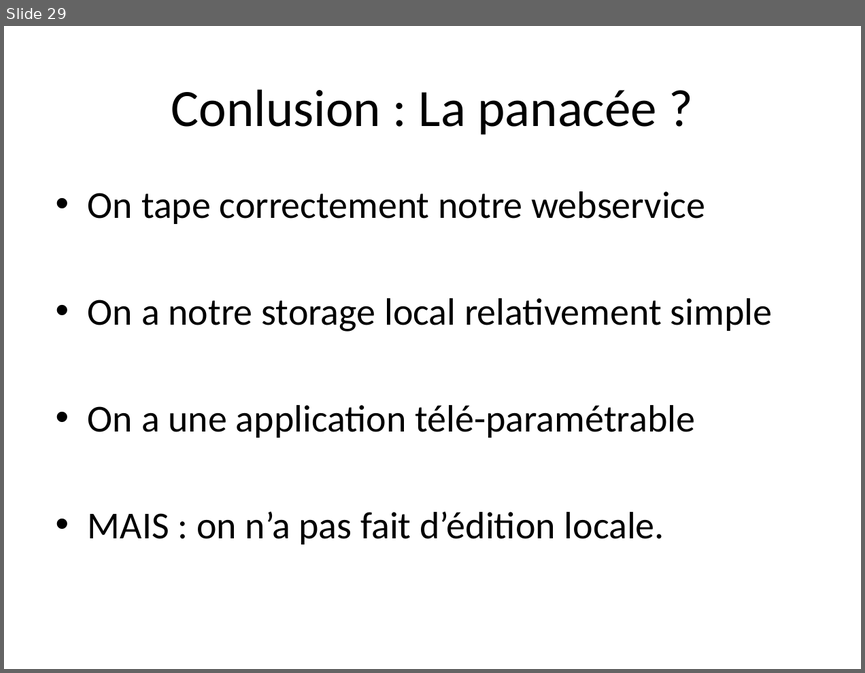
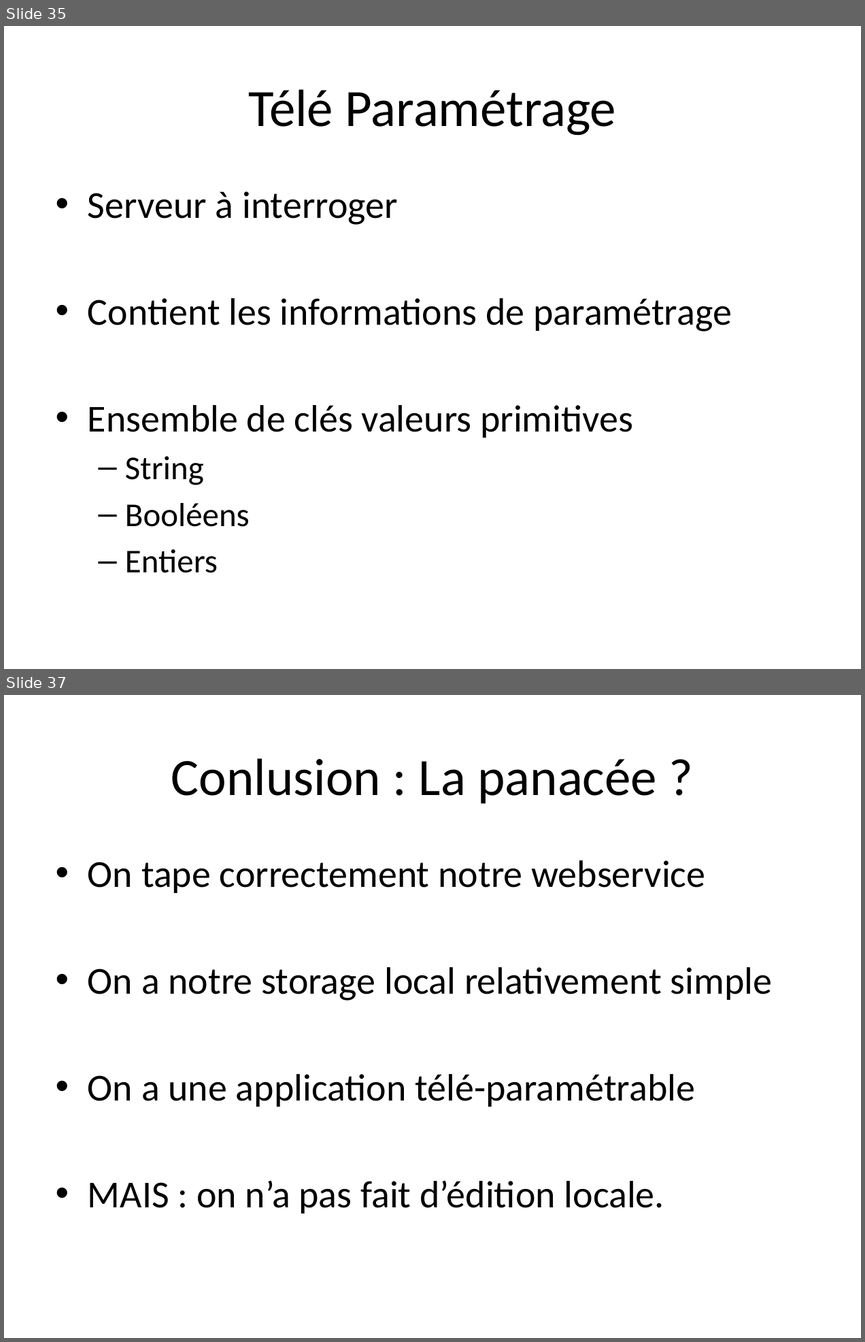
Before and after one commit to TheCopycat/protobuf-powered-android, a slide deck: protobuf-powered.pptx. Shown one above the other, each under a label of ours: slide 29 before the commit, slides 35 and 37 after it; the slides between them are not shown. The pictures are 865x673 and 865x1342 pixels, drawn with LibreOffice and Linux fonts; fonts in the diff are those of the drawing. Boxes give left, top, right and bottom in pixels: in the first picture for what was removed or moved away, otherwise in the second. Text is boxed around its words. In the diff, an @@ line names an element or a change of style, - is before the commit and + after.

```diff
--- a/protobuf-powered.pptx
+++ b/protobuf-powered.pptx
@@ slide 35 added at (4, 26, 861, 669), background #FFFFFF @@
@@ title added at (248, 89, 616, 135), 44 pt, text #000000 @@
+Télé Paramétrage
@@ text added at (88, 191, 732, 573), 32 pt, text #000000 @@
+• Serveur à interroger
+• Contient les informations de paramétrage
+• Ensemble de clés valeurs primitives
+  – String
+  – Booléens
+  – Entiers
@@ what was slide 29 is now slide 37 @@
```
Also in this commit, not shown: 1 slide changed, 7 other slides added, 33 other files.
